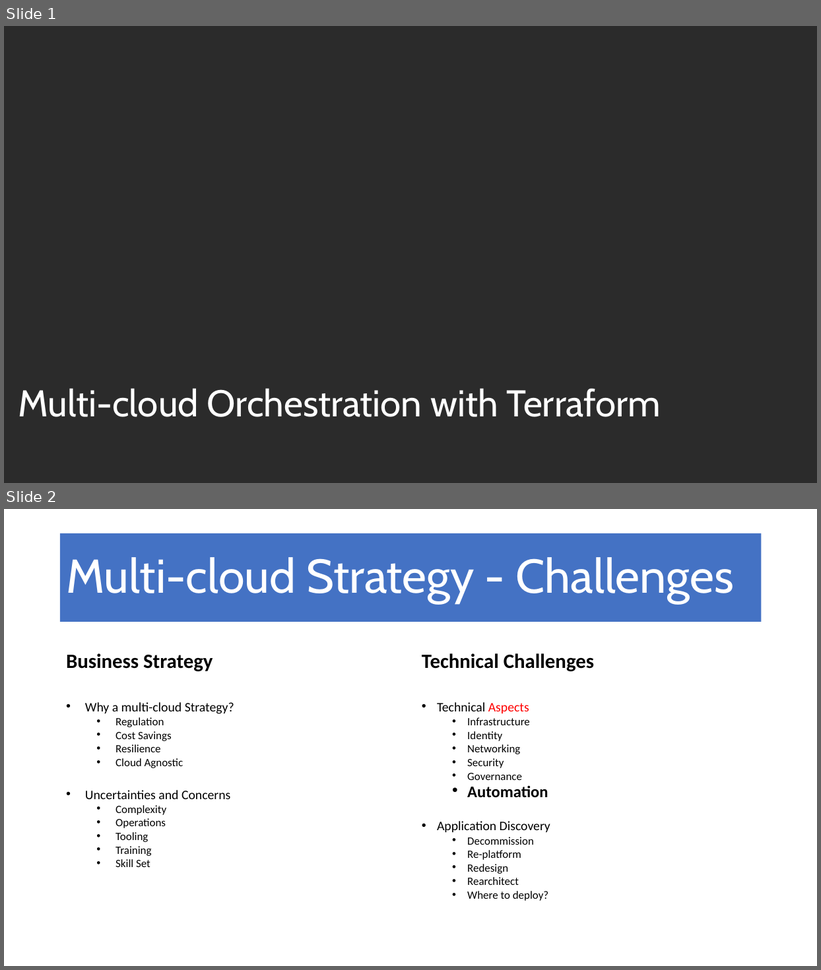
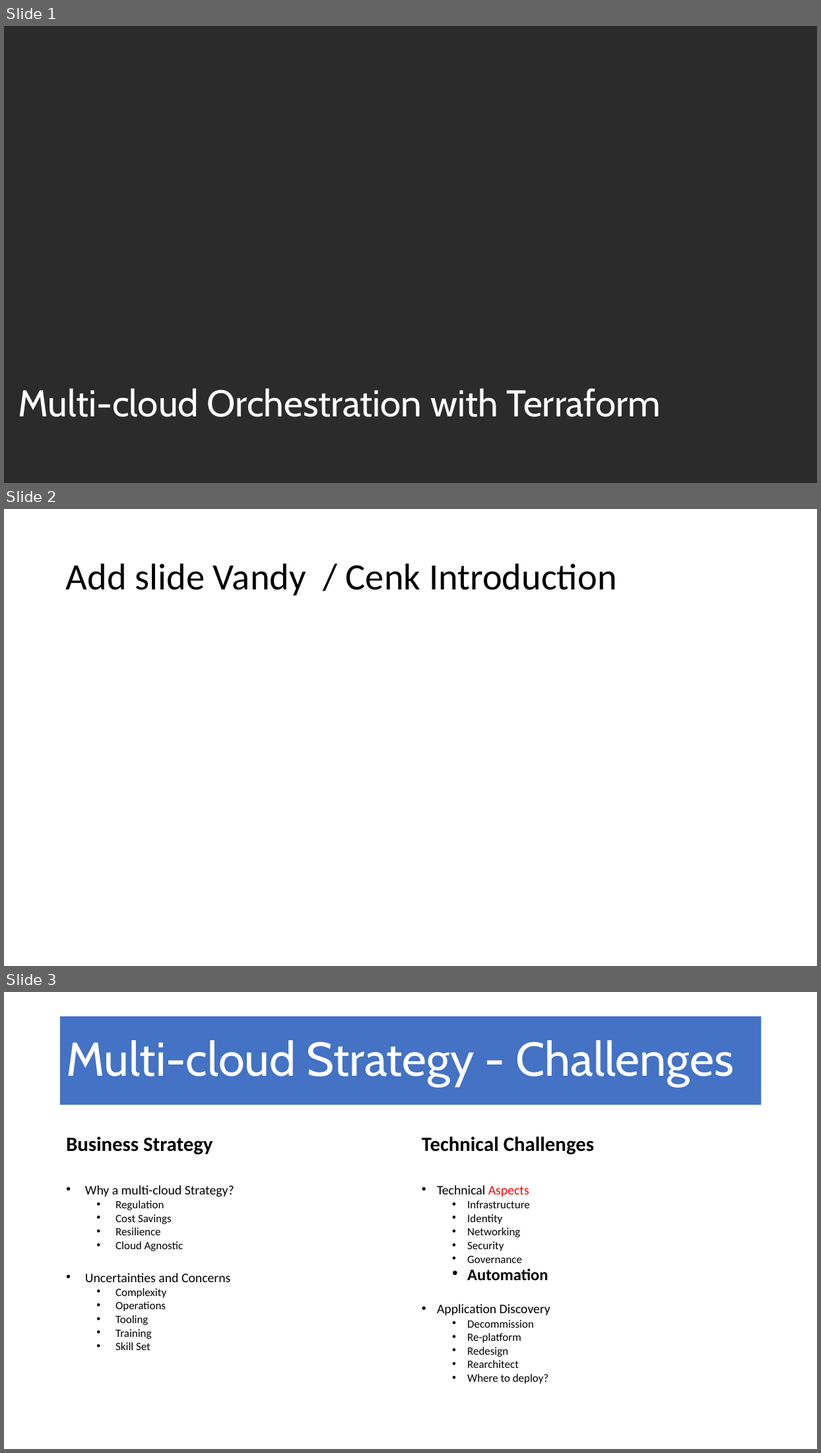
Before and after one commit to masmawi/MultiCloud, a slide deck: Multi-cloud Orchestration with Terraform.pptx. Shown one above the other, each under a label of ours: slides 1 and 2 before the commit, slides 1, 2 and 3 after it. The pictures are 821x970 and 821x1453 pixels, drawn with LibreOffice and Linux fonts; fonts in the diff are those of the drawing; background and template pictures are left out; a plain dark background stands for a picture behind light text. Boxes give left, top, right and bottom in pixels: in the first picture for what was removed or moved away, otherwise in the second. Text is boxed around its words. In the diff, an @@ line names an element or a change of style, - is before the commit and + after.

```diff
--- a/Multi-cloud Orchestration with Terraform.pptx
+++ b/Multi-cloud Orchestration with Terraform.pptx
@@ slide 2 added at (4, 509, 817, 966), background #FFFFFF @@
@@ title added at (66, 563, 617, 595), 44 pt, text #000000 @@
+Add slide Vandy / Cenk Introduction
@@ what was slide 2 is now slide 3 @@
```
Also in this commit, not shown: 2 slides changed, 1 other slide added, 2 slides removed.
